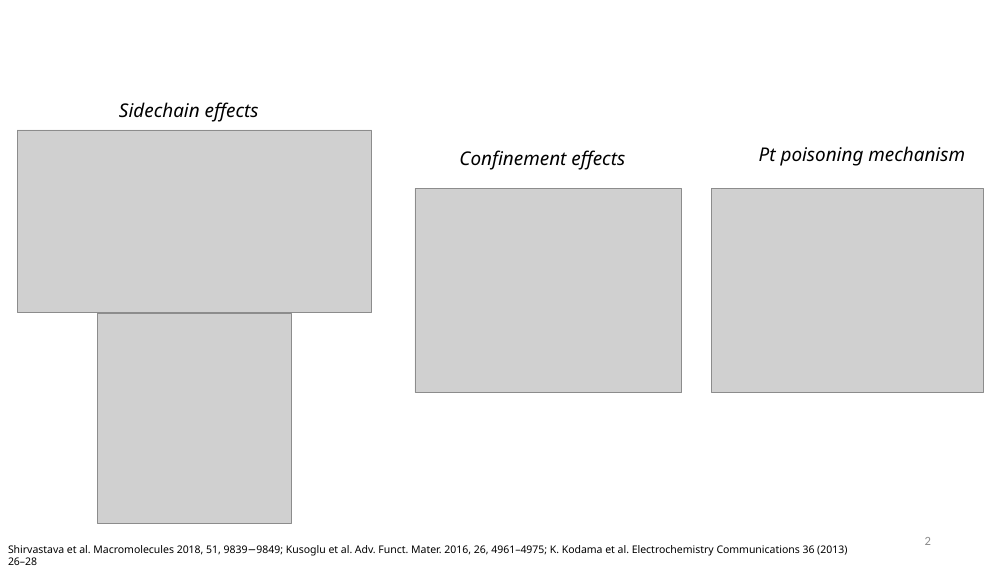
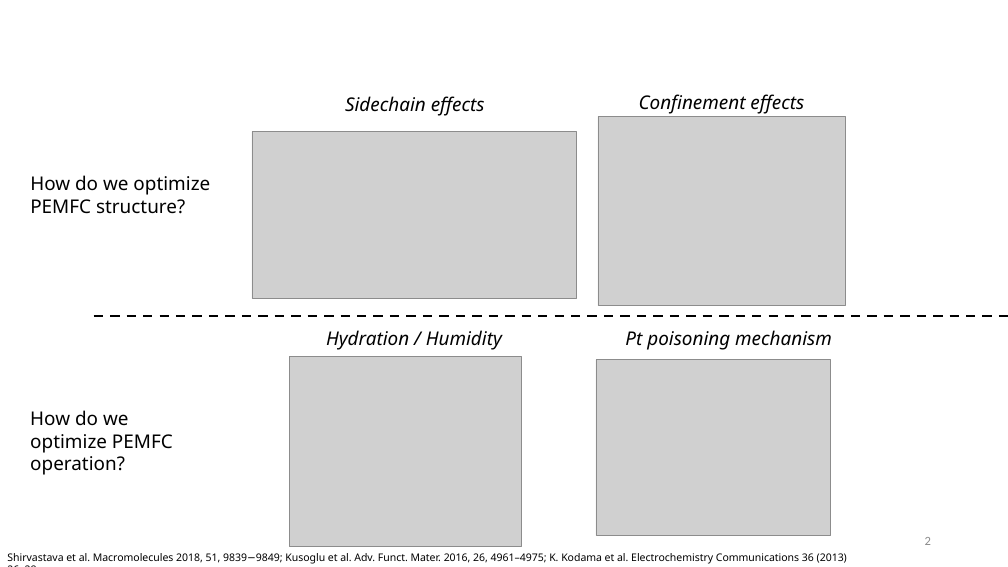
Before and after one commit to tyokokur/presentations, a slide deck: slide 2 of 20240722 NAF Intro.pptx. Drawn at 1008x567 pixels with LibreOffice and Linux fonts; fonts in the diff are those of the drawing; grey boxes stand for pictures; background and template pictures are left out. Boxes give left, top, right and bottom in pixels: in the first picture for what was removed or moved away, otherwise in the second. Text is boxed around its words. In the diff, an @@ line names an element or a change of style, - is before the commit and + after.

Commit message:
autocommit

```diff
--- a/20240722 NAF Intro.pptx
+++ b/20240722 NAF Intro.pptx
@@ text "Sidechain effects": place and size @@
-text "Sidechain effects" at box(119, 102, 259, 122)
+text "Sidechain effects" at box(345, 96, 485, 116)
@@ text "Confinement effects": place and size @@
-text "Confinement effects" at box(459, 150, 625, 170)
+text "Confinement effects" at box(639, 94, 804, 114)
@@ picture: place and size @@
-picture at box(415, 188, 682, 392)
+picture at box(598, 116, 845, 306)
@@ picture: place and size @@
-picture at box(17, 130, 372, 313)
+picture at box(252, 132, 576, 299)
@@ text added at box(30, 175, 210, 214), 18 pt, text #000000 @@
+How do we optimize PEMFC structure?
@@ line added from (94, 316) to (1008, 316), #000000 2.25 pt dashed @@
@@ picture removed at box(98, 313, 291, 523) @@
@@ text "Pt poisoning mechanism": place and size @@
-text "Pt poisoning mechanism" at box(759, 146, 965, 166)
+text "Pt poisoning mechanism" at box(625, 330, 832, 350)
@@ picture added at box(289, 356, 521, 547) @@
@@ text added at box(326, 330, 502, 350), 18 pt, text #000000, italic @@
+Hydration / Humidity
@@ picture: place and size @@
-picture at box(712, 188, 985, 392)
+picture at box(596, 360, 830, 535)
@@ text added at box(30, 410, 173, 475), 18 pt, text #000000 @@
+How do we optimize PEMFC operation?
@@ text "Shirvastava et al. Macromolecules 2018, ..." rewrapped from box(8, 545, 847, 565) to box(7, 553, 847, 564) @@
```
